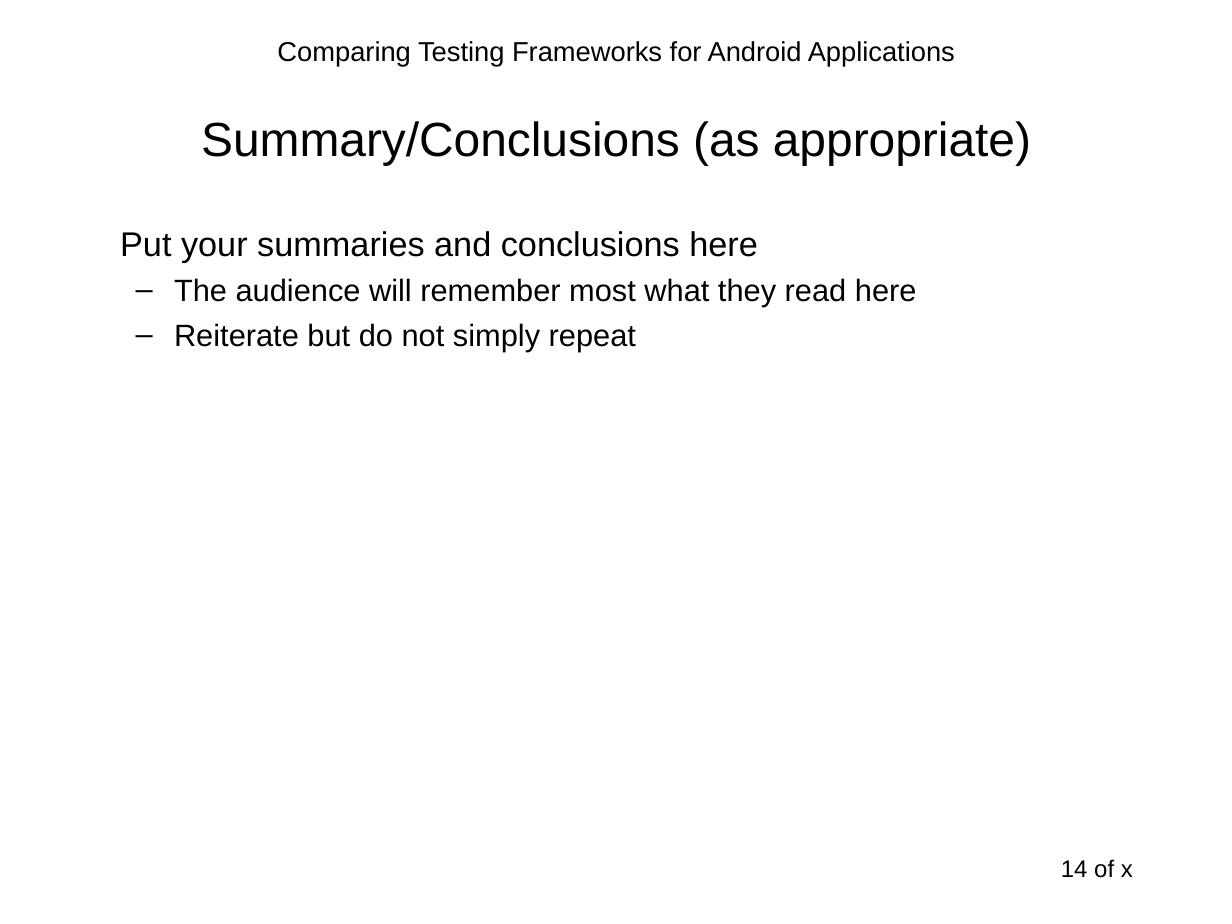
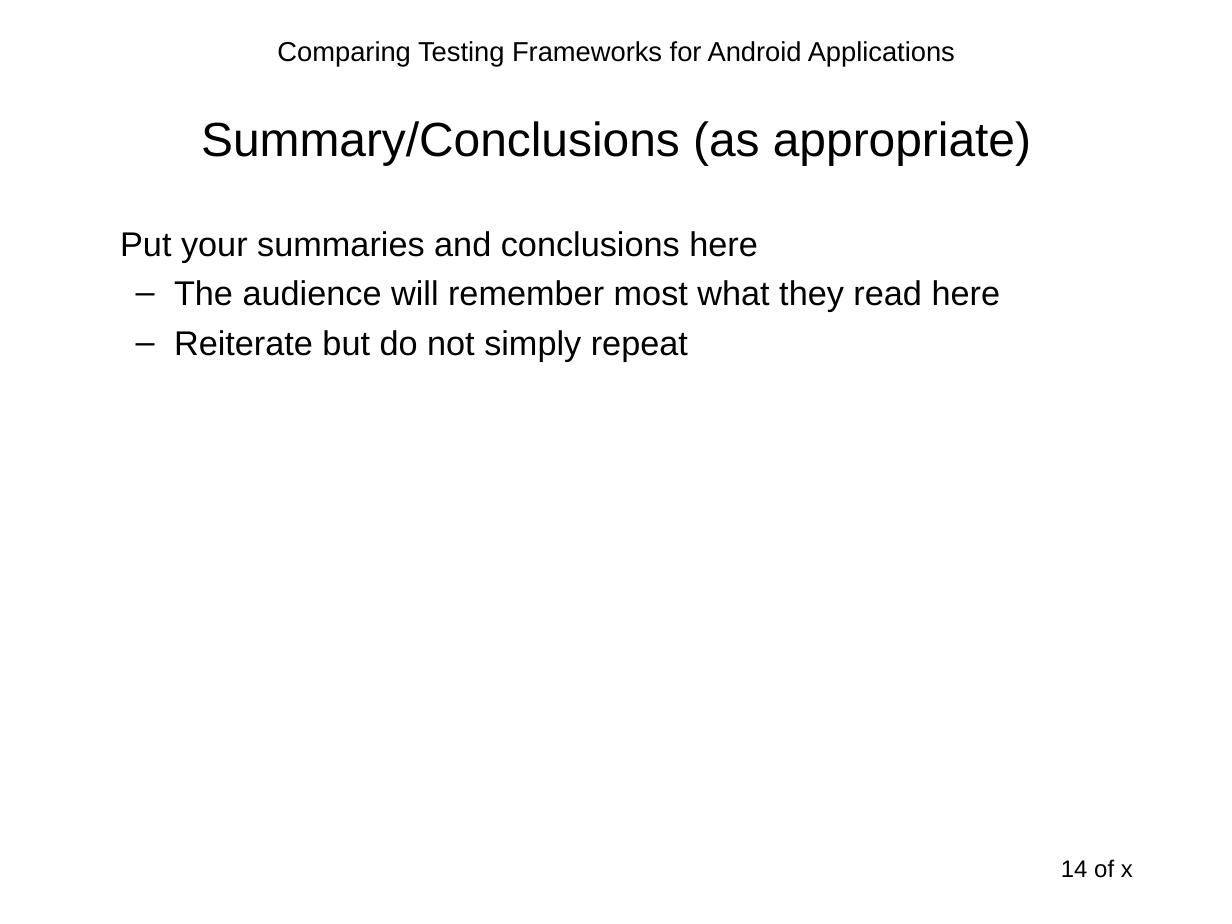
Before and after one commit to sahiljain/tpm, a slide deck: slide 14 of s44jain_tpm.ppt. Drawn at 1232x924 pixels with LibreOffice and Linux fonts; fonts in the diff are those of the drawing. Boxes give left, top, right and bottom in pixels: in the first picture for what was removed or moved away, otherwise in the second. Text is boxed around its words. In the diff, an @@ line names an element or a change of style, - is before the commit and + after.

```diff
--- a/s44jain_tpm.ppt
+++ b/s44jain_tpm.ppt
@@ text at <box>174,280,1001,361</box>: size 18 to 20 pt in "The audience will remember most what they ...", "Reiterate but do not simply repeat" @@
```
Also in this commit, not shown: 6 other slides changed, 4 slides added, 4 slides removed.
